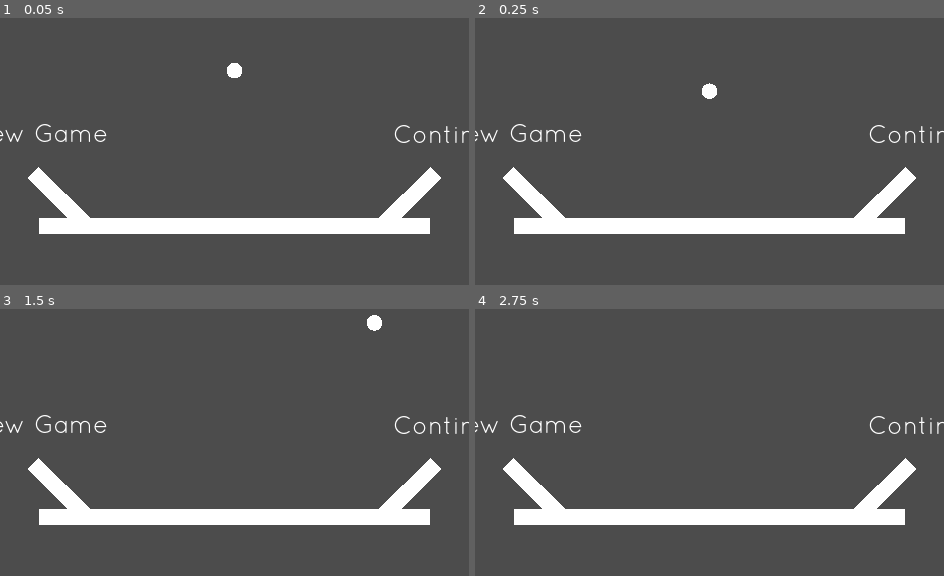
Above: before the commit, frames 1-4 (two rows, left to right).
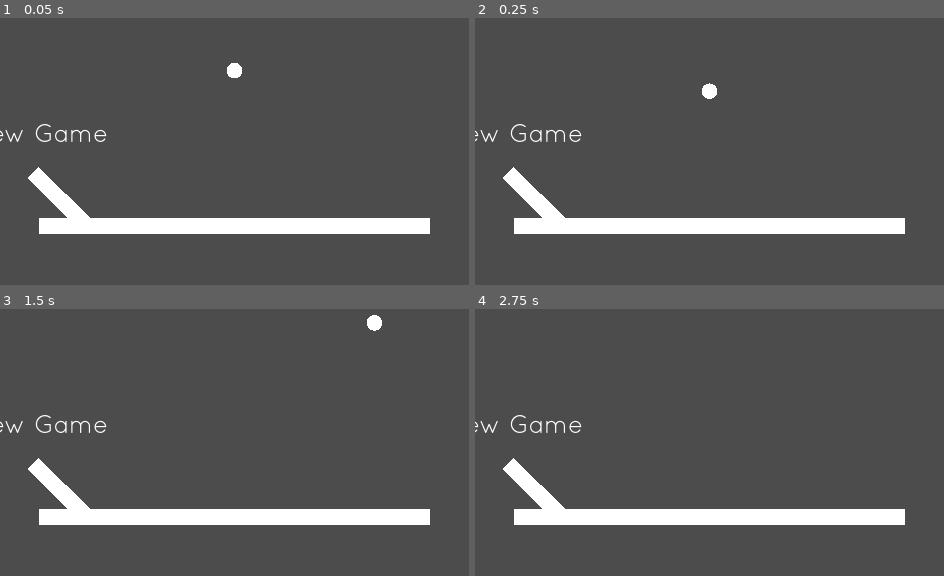
Above: after the commit, the same moments.

Repository: manglemix/Bola
Game: Godot game, scene res://levels/main_menu.tscn
The game is run twice, just before and just after one commit, with the same random seed, the same clock (stepped at 60 frames per second) and the same inputs.
Inputs (mouse positions are in pixels of both pictures, inside the frame that each line leads up to):
- Up to frame 1 (0.05 s): no input
- Up to frame 2 (0.25 s): no input
- Up to frame 3 (1.5 s): move the mouse to (337, 319) at 0.52 s; click (337, 319) at 0.6 s; click (337, 319) at 0.77 s; click (337, 319) at 1.07 s; move the mouse to (140, 399) at 1.27 s; click (140, 399) at 1.35 s
- Up to frame 4 (2.75 s): click (615, 399) at 1.52 s; click (615, 399) at 1.82 s; move the mouse to (outside the picture) at 2.02 s; click (outside the picture) at 2.1 s

The runs differ from the first frame. In frame 1, 1.1% of the frame differs, in the area x 80-100%, y 40-75%; in frame 2, 1.1%; in frame 3, 1.1%; in frame 4, 1.1%.
Error before the commit: Trying to assign value of type 'Nil' to a variable of type 'Dictionary'. (res://autoloads/replays.gd:28)

Commit message:
improved replays

Diff:
--- a/agents/user_input.gd
+++ b/agents/user_input.gd
@@ -13,7 +13,7 @@
 func _physics_process(_delta):
 	if Input.is_action_just_pressed("jump"):
 		var viewport := get_viewport()
-		var origin := get_global_mouse_position().snapped(Vector2.ONE * 0.01)
+		var origin := get_global_mouse_position().snapped(Vector2.ONE * 0.1)
 		emit_signal("try_jump", origin)
 		if record_input:
 			Replays.log_jump_start(start_count, origin)
--- a/autoloads/game_state.gd
+++ b/autoloads/game_state.gd
@@ -71,7 +71,7 @@
 	var gain := _height_change(current_time, false)
 	level_height += gain
 	_start_time = current_time
-	Replays.send_replay()
+	Replays.save_replay()
 	yield(get_tree(), "idle_frame")
 	Replays.reset()
 
--- a/autoloads/replays.gd
+++ b/autoloads/replays.gd
@@ -15,7 +15,26 @@
 func _ready():
 	var dir := Directory.new()
 	if not dir.dir_exists(REPLAYS_PATH):
-		dir.make_dir(REPLAYS_PATH)
+		if dir.make_dir(REPLAYS_PATH) != OK:
+			push_error("Could not make replays path!")
+			return
+	dir.open(REPLAYS_PATH)
+	dir.list_dir_begin()
+	var replay_name = dir.get_next()
+	var to_remove := []
+
+	while not (replay_name.empty() or replay_name == "."):
+		var file := File.new()
+		if file.open(REPLAYS_PATH + replay_name, File.READ) != OK:
+			to_remove.append(replay_name)
+			continue
+		if file.get_16() != REPLAY_VERSION:
+			to_remove.append(replay_name)
+			continue
+
+	for file_name in to_remove:
+		if dir.remove(file_name) != OK:
+			push_error("Could not delete " + REPLAYS_PATH + file_name + "!")
 
 
 func reset():
@@ -25,6 +44,7 @@
 func load_replay(replay_name: String):
 	var file := File.new()
 	file.open(REPLAYS_PATH + replay_name, File.READ)
+	file.get_16()
 	var data: Dictionary = file.get_var()
 	file.close()
 	logs = data["jumps"]
@@ -33,9 +53,8 @@
 	get_tree().change_scene("res://levels/replay.tscn")
 
 
-func send_replay():
+func save_replay():
 	var file := File.new()
-
 	var idx := 0
 	var file_path := REPLAYS_PATH + "replay" + str(idx) + ".log"
 	while file.file_exists(file_path):
@@ -43,13 +62,17 @@
 		file_path = REPLAYS_PATH + "replay" + str(idx) + ".log"
 
 	file.open(file_path, File.WRITE)
-	file.store_var({
-		"replay_version": REPLAY_VERSION,
+	file.store_16(REPLAY_VERSION)
+	file.store_var(get_replay_dict())
+	file.close()
+
+
+func get_replay_dict() -> Dictionary:
+	return {
 		"save_version": GameState.SAVE_SYSTEM_VERSION,
 		"seed": GameState.current_seed,
 		"jumps": logs
-	})
-	file.close()
+	}
 
 
 func log_jump_start(frames: int, origin: Vector2):
--- a/levels/main_menu.tscn
+++ b/levels/main_menu.tscn
@@ -9,8 +9,6 @@
 
 
 func _ready():
-	Replays.load_replay(\"replay9.log\")
-	return
 	if not GameState.save_exists():
 		get_node(\"Continue\").queue_free()
 
--- a/levels/replay.tscn
+++ b/levels/replay.tscn
@@ -25,6 +25,24 @@
 #	get_tree().change_scene(\"res://levels/main_menu.tscn\")
 "
 
+[sub_resource type="GDScript" id=4]
+script/source = "extends Player
+
+
+func _ready():
+	yield(self, \"fell_out\")
+	get_tree().change_scene(get_tree().current_scene.filename)
+"
+
+[sub_resource type="GDScript" id=3]
+script/source = "extends EndPortal
+
+
+func _ready():
+	yield(self, \"portal_reached\")
+	get_tree().change_scene(get_tree().current_scene.filename)
+"
+
 [node name="RandomBarrierGrid" type="Node2D"]
 script = SubResource( 2 )
 player_path = NodePath("Replayer")
@@ -35,13 +53,15 @@
 dimensions = Vector2( 500, 20 )
 
 [node name="Replayer" parent="." instance=ExtResource( 2 )]
-position = Vector2( 0, -201 )
+position = Vector2( 0, -150 )
+script = SubResource( 4 )
 
 [node name="Camera2D" type="Camera2D" parent="Replayer"]
 current = true
 
 [node name="Portal" parent="." instance=ExtResource( 4 )]
 position = Vector2( 0, -2500 )
+script = SubResource( 3 )
 _target_node_path = NodePath("../Replayer")
 
 [node name="CanvasLayer" type="CanvasLayer" parent="."]
@@ -67,5 +87,3 @@
 
 [node name="JumpIcon2" parent="CanvasLayer/VBoxContainer/HBoxContainer/Control" instance=ExtResource( 5 )]
 position = Vector2( -40, 42 )
-
-[connection signal="portal_reached" from="Portal" to="." method="portal_reached"]
Not shown: 1 places in levels/replay.tscn that only renumber resources
